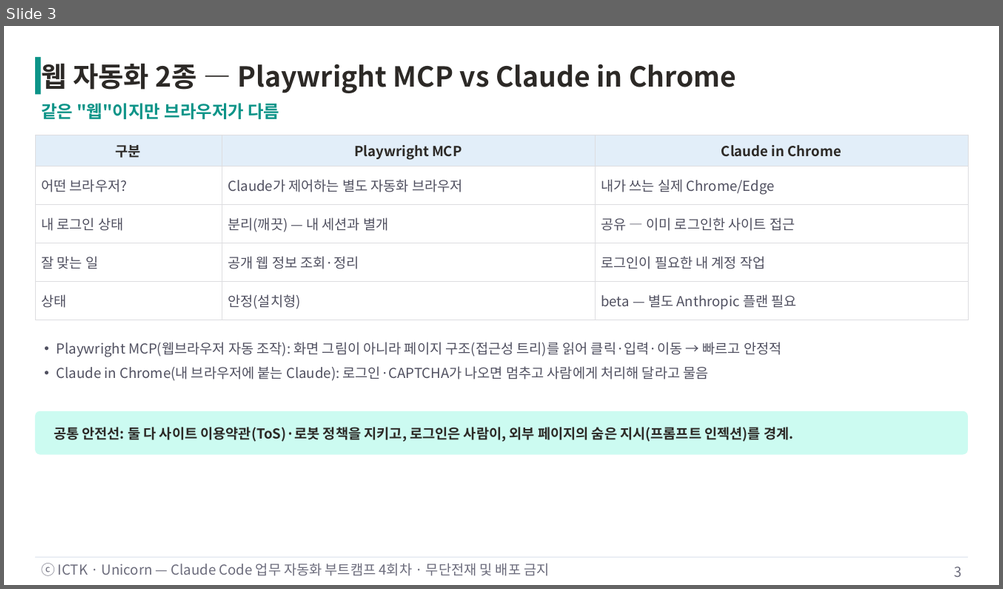
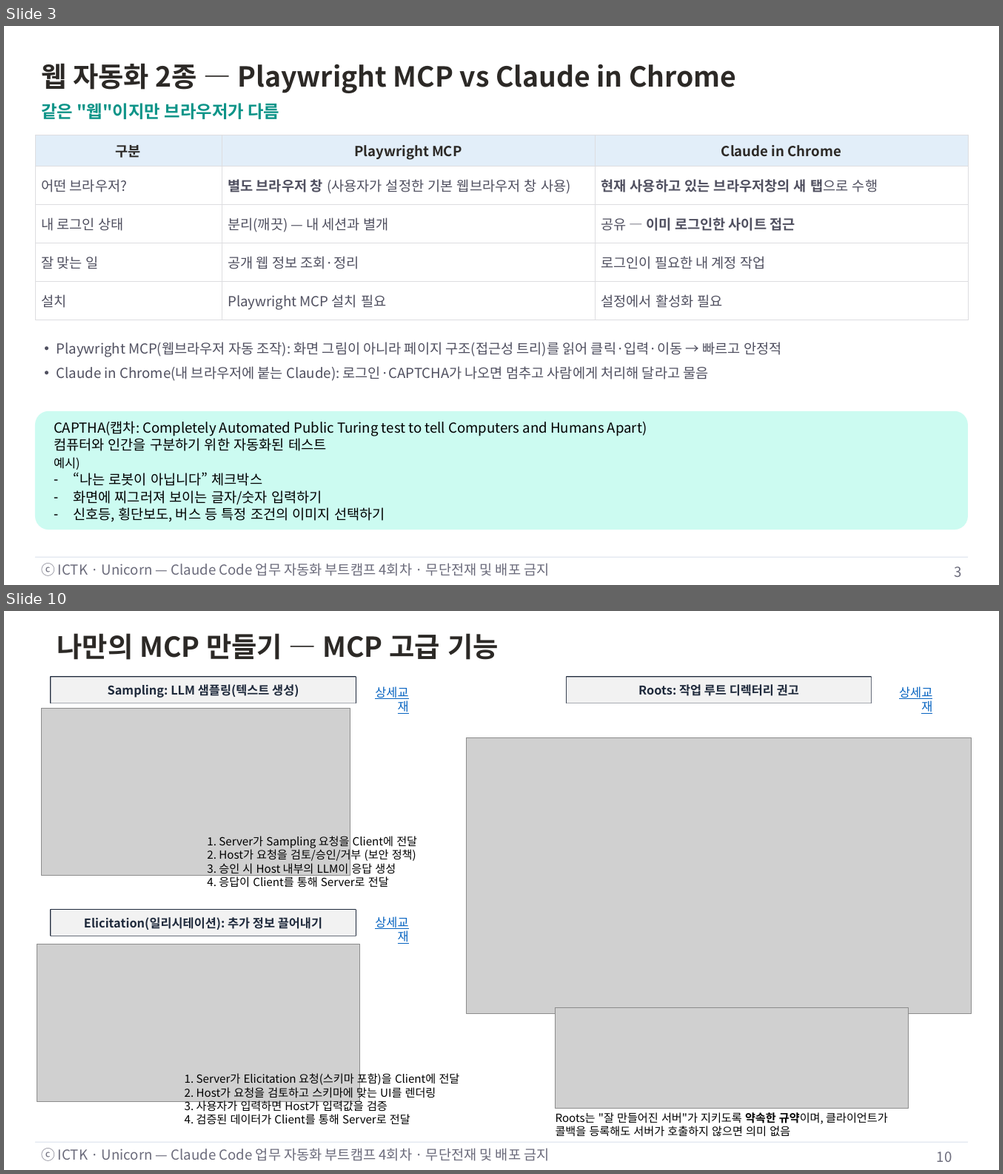
Before and after one commit to unicorn-campus/ai-automation, a slide deck: decks/04-skill-advanced-mcp/4회차-Skill심화-웹MCP-MCP개발.pptx. Shown one above the other, each under a label of ours: slide 3 before the commit, slides 3 and 10 after it; the slides between them are not shown. The pictures are 1003x589 and 1003x1174 pixels, drawn with LibreOffice and Linux fonts; fonts in the diff are those of the drawing; grey boxes stand for pictures. Boxes give left, top, right and bottom in pixels: in the first picture for what was removed or moved away, otherwise in the second. Text is boxed around its words. In the diff, an @@ line names an element or a change of style, - is before the commit and + after.

```diff
--- a/decks/04-skill-advanced-mcp/4회차-Skill심화-웹MCP-MCP개발.pptx
+++ b/decks/04-skill-advanced-mcp/4회차-Skill심화-웹MCP-MCP개발.pptx
@@ slide 10 added at (x1=4, y1=611, x2=999, y2=1170), background #FFFFFF; not listed: 2 template elements that a slide beside it also shows @@
@@ title added at (x1=57, y1=633, x2=499, y2=660), 32 pt, text #2C2926, bold @@
+나만의 MCP 만들기 — MCP 고급 기능
@@ rectangle added at (x1=51, y1=677, x2=356, y2=703), fill #F2F2F2, outline #1E293B 1.5 pt @@
@@ rectangle added at (x1=51, y1=677, x2=356, y2=703), fill #F2F2F2, 14 pt, text #1E293B, bold @@
+Sampling: LLM 샘플링(텍스트 생성)
@@ rectangle added at (x1=566, y1=677, x2=871, y2=703), outline #1E293B 1.5 pt @@
@@ rectangle added at (x1=566, y1=677, x2=871, y2=703), fill #F2F2F2, 14 pt, text #1E293B, bold @@
+Roots: 작업 루트 디렉터리 권고
@@ text added at (x1=375, y1=686, x2=409, y2=714), 14 pt, text #0563C1, underline @@
+상세교재
@@ text added at (x1=899, y1=686, x2=932, y2=714), 14 pt, text #0563C1, underline @@
+상세교재
@@ picture added at (x1=41, y1=709, x2=350, y2=876) @@
@@ picture added at (x1=466, y1=738, x2=970, y2=1014) @@
@@ text added at (x1=207, y1=836, x2=417, y2=888), 13 pt, text #000000 @@
+1. Server가 Sampling 요청을 Client에 전달
+2. Host가 요청을 검토/승인/거부 (보안 정책)
+3. 승인 시 Host 내부의 LLM이 응답 생성
+4. 응답이 Client를 통해 Server로 전달
@@ rectangle added at (x1=51, y1=910, x2=356, y2=936), fill #F2F2F2, outline #1E293B 1.5 pt @@
@@ rectangle added at (x1=51, y1=910, x2=356, y2=936), fill #F2F2F2, 14 pt, text #1E293B, bold @@
+Elicitation(일리시테이션): 추가 정보 끌어내기
@@ text added at (x1=375, y1=917, x2=409, y2=944), 14 pt, text #0563C1, underline @@
+상세교재
@@ picture added at (x1=37, y1=944, x2=359, y2=1102) @@
@@ picture added at (x1=555, y1=1008, x2=908, y2=1109) @@
@@ text added at (x1=185, y1=1072, x2=460, y2=1125), 13 pt, text #000000 @@
+1. Server가 Elicitation 요청(스키마 포함)을 Client에 전달
+2. Host가 요청을 검토하고 스키마에 맞는 UI를 렌더링
+3. 사용자가 입력하면 Host가 입력값을 검증
+4. 검증된 데이터가 Client를 통해 Server로 전달
@@ text added at (x1=555, y1=1113, x2=888, y2=1137), 13 pt, text #000000 @@
+Roots는 "잘 만들어진 서버"가 지키도록 약속한 규약이며, 클라이언트가 콜백을 등록해도 서버가 호출하지 않으면 의미 없음
@@ page number added at (x1=936, y1=1152, x2=952, y2=1162), 16 pt, text #6B6B7B @@
+10
@@ slide 3 changed as well @@
@@ rectangle removed at (x1=35, y1=57, x2=41, y2=94) @@
@@ table at (x1=35, y1=135, x2=967, y2=320) @@
-row 2, column 2: Claude가 제어하는 별도 자동화 브라우저
+row 2, column 2: 별도 브라우저 창 (사용자가 설정한 기본 웹브라우저 창 사용)
-row 2, column 3: 내가 쓰는 실제 Chrome/Edge
+row 2, column 3: 현재 사용하고 있는 브라우저창의 새 탭으로 수행
-row 5: 상태 | 안정(설치형) | beta — 별도 Anthropic 플랜 필요
+row 5: 설치 | Playwright MCP 설치 필요 | 설정에서 활성화 필요
@@ bold on in "이미 로그인한 사이트 접근" @@
@@ rounded rectangle resized from (x1=35, y1=412, x2=967, y2=455) to (x1=35, y1=412, x2=967, y2=530) @@
@@ text at (x1=54, y1=421, x2=647, y2=523): text changed; text colour #2C2926 to #000000; bold off @@
-공통 안전선: 둘 다 사이트 이용약관(ToS)·로봇 정책을 지키고, 로그인은 사람이, 외부 페이지의 숨은 지시(프롬프트 인젝션)를 경계.
+CAPTHA(캡차: Completely Automated Public Turing test to tell Computers and Humans Apart)
+컴퓨터와 인간을 구분하기 위한 자동화된 테스트
+예시)
+– “나는 로봇이 아닙니다” 체크박스
+– 화면에 찌그러져 보이는 글자/숫자 입력하기
+– 신호등, 횡단보도, 버스 등 특정 조건의 이미지 선택하기
```
Also in this commit, not shown: 9 other slides changed, 5 other slides added, 1 slide removed, 20 other files.
